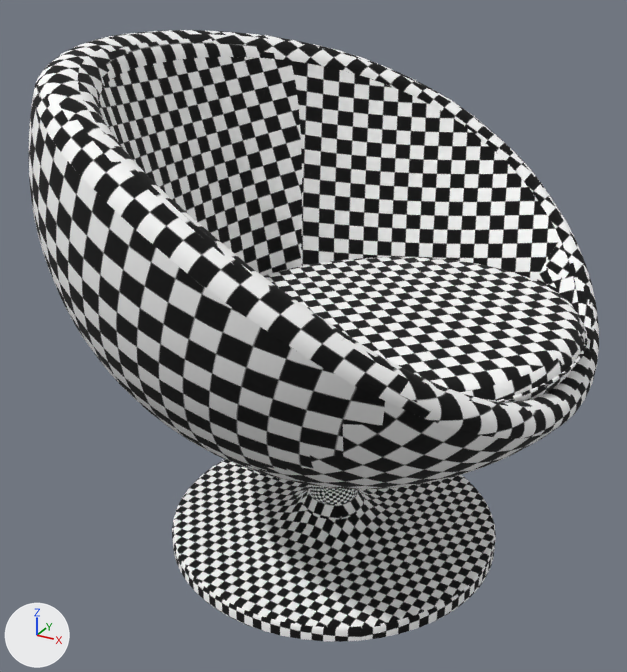
Two versions of the OBJ model model_t.obj, one commit apart.
Rendered twice from a 50 mm lens placed at (0.408, -0.771, 0.353), pointed at (-0.008, -0.016, -0.024). Every picture has the same lights, and +X, +Y and +Z are marked at lower left. Where no turn or scale is listed for an object, it has been applied to the vertices.

Script lines for the objects in view, before the commit:
```python
ob_mesh1_001_mesh1_geometry = bpy.data.objects.new('mesh1.001_mesh1-geometry', me_mesh1_001_mesh1_geometry)
ob_mesh1_001_mesh1_geometry.location = (0.0, 0.0, 0.0)
ob_mesh2_001_mesh2_geometry = bpy.data.objects.new('mesh2.001_mesh2-geometry', me_mesh2_001_mesh2_geometry)
ob_mesh2_001_mesh2_geometry.location = (0.0, 0.0, 0.0)
ob_mesh3_001_mesh3_geometry = bpy.data.objects.new('mesh3.001_mesh3-geometry', me_mesh3_001_mesh3_geometry)
ob_mesh3_001_mesh3_geometry.location = (0.0, 0.0, 0.0)
ob_mesh4_001_mesh4_geometry = bpy.data.objects.new('mesh4.001_mesh4-geometry', me_mesh4_001_mesh4_geometry)
ob_mesh4_001_mesh4_geometry.location = (0.0, 0.0, 0.0)
ob_mesh5_001_mesh5_geometry = bpy.data.objects.new('mesh5.001_mesh5-geometry', me_mesh5_001_mesh5_geometry)
ob_mesh5_001_mesh5_geometry.location = (0.0, 0.0, 0.0)
ob_mesh6_001_mesh6_geometry = bpy.data.objects.new('mesh6.001_mesh6-geometry', me_mesh6_001_mesh6_geometry)
ob_mesh6_001_mesh6_geometry.location = (0.0, 0.0, 0.0)
ob_mesh7_001_mesh7_geometry = bpy.data.objects.new('mesh7.001_mesh7-geometry', me_mesh7_001_mesh7_geometry)
ob_mesh7_001_mesh7_geometry.location = (0.0, 0.0, 0.0)
```
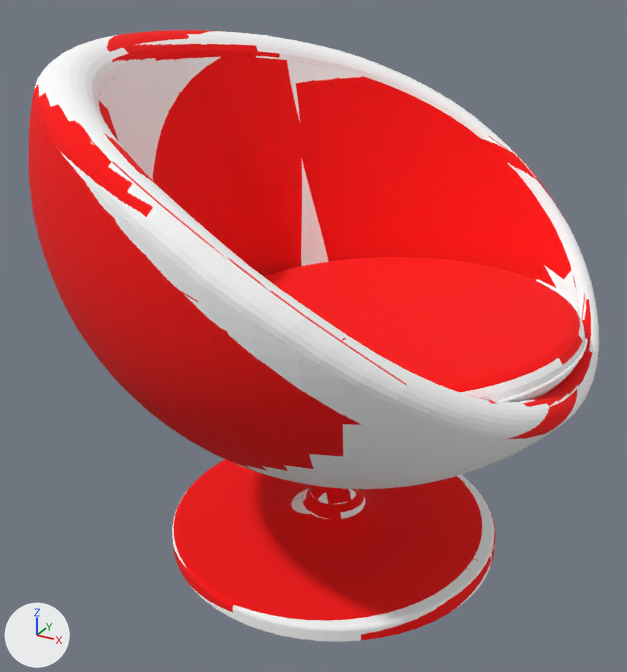
The change, as a list of edits to the scene's bpy script:
```text
Change mat_texture004:
    mat_texture004.texture: img_texture004_jpg -> img_texture004_png
Change mat_texture007:
    mat_texture007.texture: img_texture007_jpg -> img_texture007_png
Change mat_texture002:
    mat_texture002.texture: img_texture002_jpg -> img_texture002_png
Change mat_texture005:
    mat_texture005.texture: img_texture005_jpg -> img_texture005_png
Change mat_texture003:
    mat_texture003.texture: img_texture003_jpg -> img_texture003_png
Change mat_texture001:
    mat_texture001.texture: img_texture001_jpg -> img_texture001_png
Change me_mesh2_001_mesh2_geometry:
    where me_mesh2_001_mesh2_geometry.from_pydata(...)  # 660 vertices, 1200 faces; spans x -0.18..0.201, y -0.191..0.191, z -0.277..-0.226
    remove me_mesh2_001_mesh2_geometry.materials.append(mat_texture007)  # picture img_texture007_jpg
    me_mesh2_001_mesh2_geometry part 1: all faces are now shaded flat (1200 of 1200 changed)
    add me_mesh2_001_mesh2_geometry.materials.append(mat_texture003)  # picture img_texture003_png
Change me_mesh3_001_mesh3_geometry:
    where me_mesh3_001_mesh3_geometry.from_pydata(...)  # 540 vertices, 1076 faces; spans x -0.137..0.269, y -0.203..0.203, z -0.035..0.026
    me_mesh3_001_mesh3_geometry part 2: all faces are now shaded flat (1076 of 1076 changed)
Change me_mesh4_001_mesh4_geometry:
    where me_mesh4_001_mesh4_geometry.from_pydata(...)  # 505 vertices, 948 faces; spans x -0.197..0.259, y -0.27..0.27, z -0.042..0.249
    me_mesh4_001_mesh4_geometry part 3: all faces are now shaded flat (866 of 948 changed)
Change me_mesh5_001_mesh5_geometry:
    where me_mesh5_001_mesh5_geometry.from_pydata(...)  # 1737 vertices, 3410 faces; spans x -0.28..0.277, y -0.308..0.308, z -0.154..0.264
    remove me_mesh5_001_mesh5_geometry.materials.append(mat_texture003)  # picture img_texture003_jpg
    add me_mesh5_001_mesh5_geometry.materials.append(mat_texture004)  # picture img_texture004_png
Change me_mesh6_001_mesh6_geometry:
    where me_mesh6_001_mesh6_geometry.from_pydata(...)  # 660 vertices, 1200 faces; spans x -0.26..0.28, y -0.308..0.308, z -0.04..0.277
    remove me_mesh6_001_mesh6_geometry.materials.append(mat_texture001)  # picture img_texture001_jpg
    add me_mesh6_001_mesh6_geometry.materials.append(mat_texture007)  # picture img_texture007_png
Change me_mesh7_001_mesh7_geometry:
    where me_mesh7_001_mesh7_geometry.from_pydata(...)  # 300 vertices, 480 faces; spans x -0.139..0.271, y -0.205..0.205, z -0.018..0.009
    remove me_mesh7_001_mesh7_geometry.materials.append(mat_texture006)  # picture img_texture006_jpg
    me_mesh7_001_mesh7_geometry part 4: all faces are now shaded flat (480 of 480 changed)
    add me_mesh7_001_mesh7_geometry.materials.append(mat_texture001)  # picture img_texture001_png
```

Where the change shows, as pixel boxes [x1, y1, x2, y2] in the pictures (627 x 672 px):
'mesh4.001_mesh4-geometry', surface changed, shading changed: [99, 57, 579, 402] in both
'mesh5.001_mesh5-geometry', surface changed, recoloured: [29, 57, 579, 489] in both
'mesh6.001_mesh6-geometry', surface changed, recoloured: [34, 30, 599, 439] in both
'mesh2.001_mesh2-geometry', surface changed, recoloured, shading changed: [172, 459, 496, 642] in both
'mesh3.001_mesh3-geometry', surface changed, shading changed: [263, 257, 585, 402] in both
'mesh1.001_mesh1-geometry', surface changed (grey to red): [310, 485, 357, 504] in both
'mesh7.001_mesh7-geometry', surface changed, recoloured, shading changed: [417, 322, 588, 416] in both
